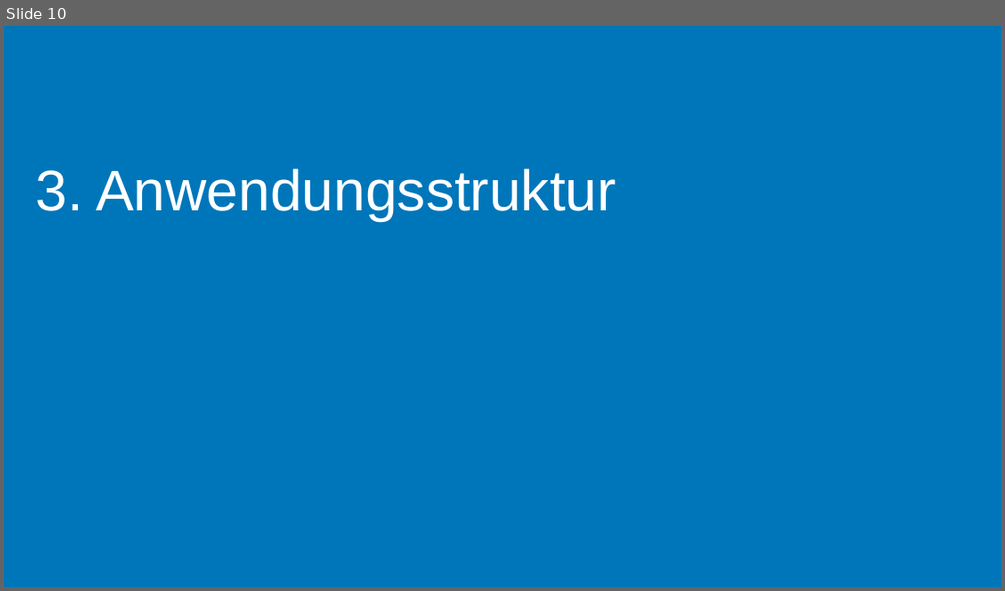
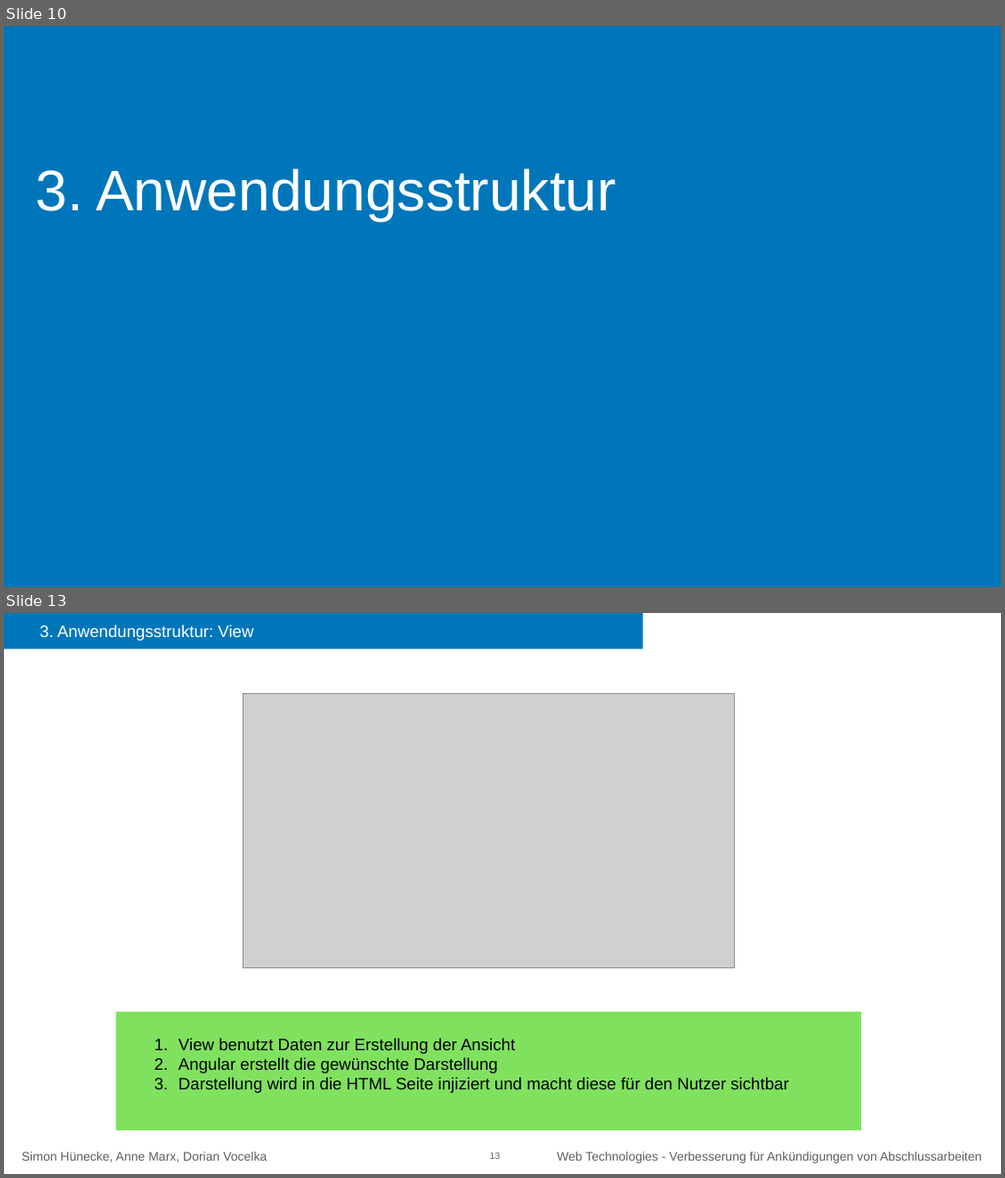
Before and after one commit to annenotarobot/WebTech-Assignemnt-3, a slide deck: documentation/Präsentationsfolien Assignement 2.pptx. Shown one above the other, each under a label of ours: slide 10 before the commit, slides 10 and 13 after it; the slides between them are not shown. The pictures are 1005x591 and 1005x1178 pixels, drawn with LibreOffice and Linux fonts; fonts in the diff are those of the drawing; grey boxes stand for pictures. Boxes give left, top, right and bottom in pixels: in the first picture for what was removed or moved away, otherwise in the second. Text is boxed around its words. In the diff, an @@ line names an element or a change of style, - is before the commit and + after.

```diff
--- a/documentation/Präsentationsfolien Assignement 2.pptx
+++ b/documentation/Präsentationsfolien Assignement 2.pptx
@@ slide 13 added at <box>4,613,1001,1174</box>, background #FFFFFF @@
@@ rectangle added at <box>4,613,642,649</box>, fill #0076BA, 32 pt, text #FFFFFF @@
+3. Anwendungsstruktur: View
@@ picture added at <box>243,693,734,967</box> @@
@@ rectangle added at <box>116,1012,861,1130</box>, fill #80E15F, 32 pt, text #000000 @@
+  1. View benutzt Daten zur Erstellung der Ansicht
+  2. Angular erstellt die gewünschte Darstellung
+  3. Darstellung wird in die HTML Seite injiziert und macht diese für den Nutzer sichtbar
@@ text added at <box>22,1151,267,1162</box>, 24 pt, text #5E5E5E @@
+Simon Hünecke, Anne Marx, Dorian Vocelka
@@ page number added at <box>490,1151,501,1159</box>, 18 pt, text #5E5E5E @@
+13
@@ text added at <box>557,1151,981,1163</box>, 24 pt, text #5E5E5E @@
+Web Technologies - Verbesserung für Ankündigungen von Abschlussarbeiten
```
Also in this commit, not shown: 3 other slides added.
